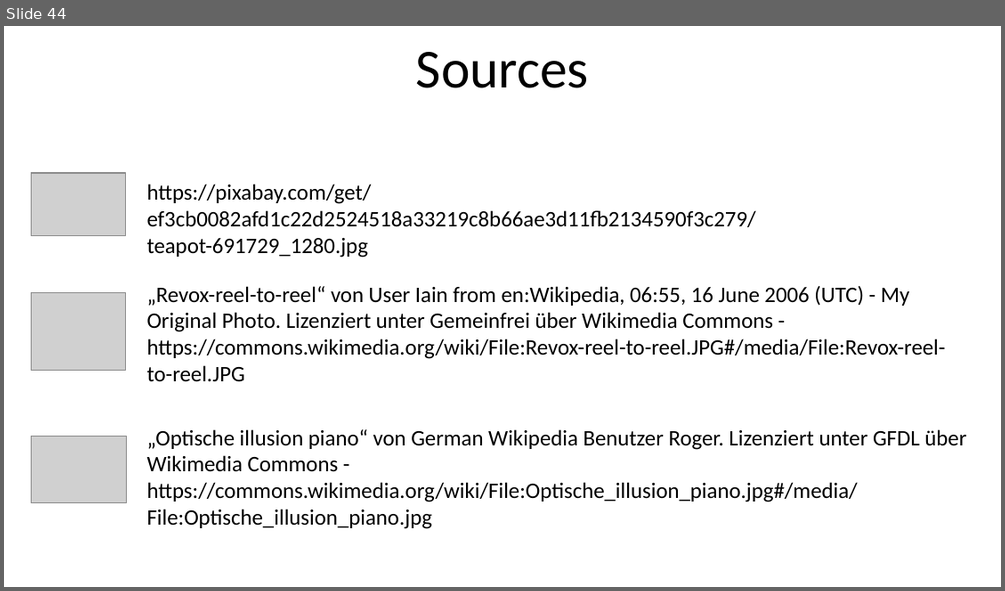
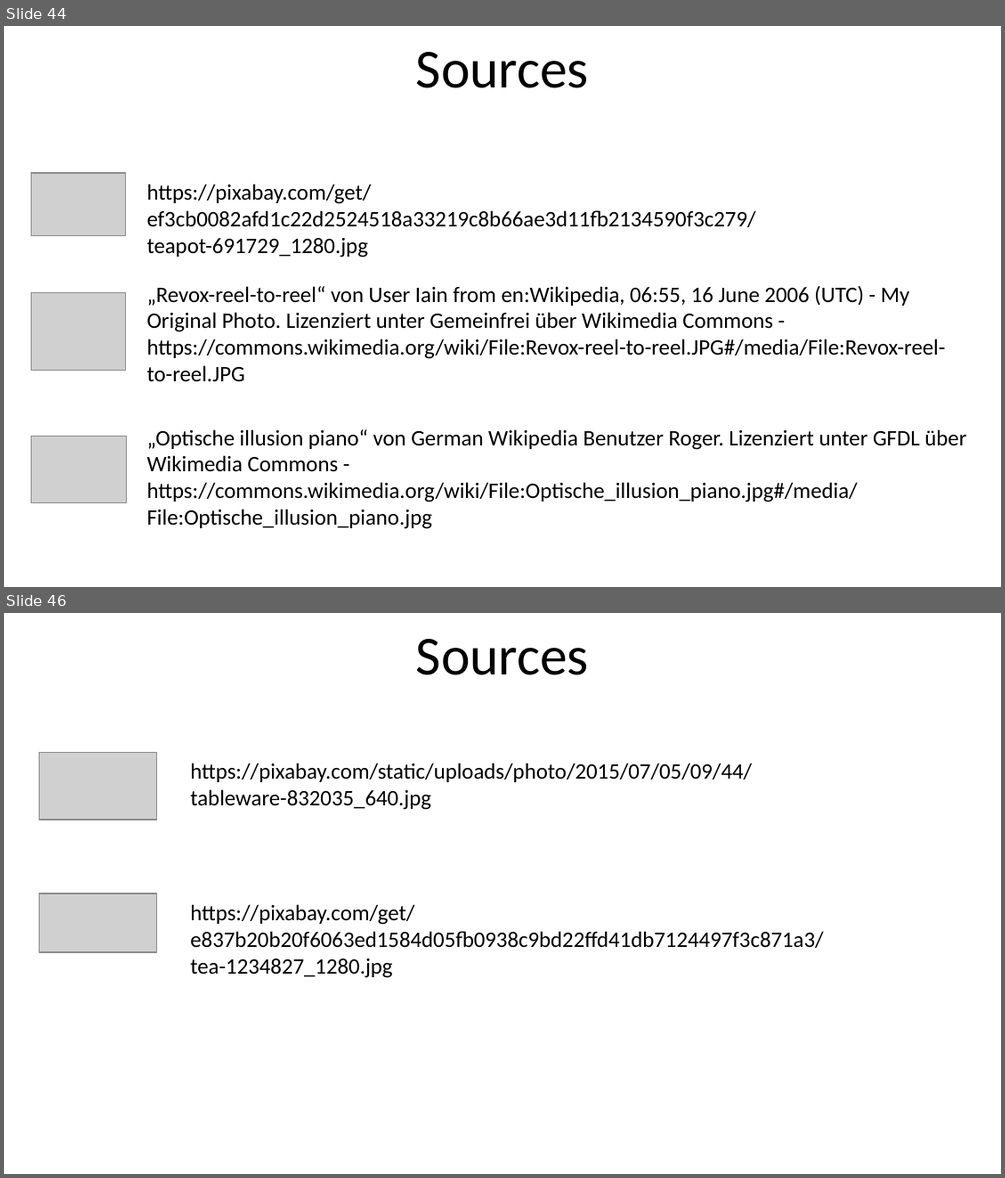
Before and after one commit to robindanzinger/chado_presentation, a slide deck: chadojs - who is testing the mocks - 16zu9.pptx. Shown one above the other, each under a label of ours: slide 44 before the commit, slides 44 and 46 after it; the slides between them are not shown. The pictures are 1005x591 and 1005x1178 pixels, drawn with LibreOffice and Linux fonts; fonts in the diff are those of the drawing; grey boxes stand for pictures. Boxes give left, top, right and bottom in pixels: in the first picture for what was removed or moved away, otherwise in the second. Text is boxed around its words. In the diff, an @@ line names an element or a change of style, - is before the commit and + after.

Commit message:
added sources

```diff
--- a/chadojs - who is testing the mocks - 16zu9.pptx
+++ b/chadojs - who is testing the mocks - 16zu9.pptx
@@ slide 46 added at (4,613,1001,1174), background #FFFFFF @@
@@ title added at (416,639,589,675), 39.6 pt, text #000000 @@
+Sources
@@ picture added at (39,753,157,820) @@
@@ text added at (190,763,752,810), 16 pt, text #000000 @@
+https://pixabay.com/static/uploads/photo/2015/07/05/09/44/tableware-832035_640.jpg
@@ picture added at (39,893,156,952) @@
@@ text added at (190,904,823,978), 16 pt, text #000000 @@
+https://pixabay.com/get/e837b20b20f6063ed1584d05fb0938c9bd22ffd41db7124497f3c871a3/tea-1234827_1280.jpg
```
Also in this commit, not shown: 3 slides changed, 1 other slide added.
